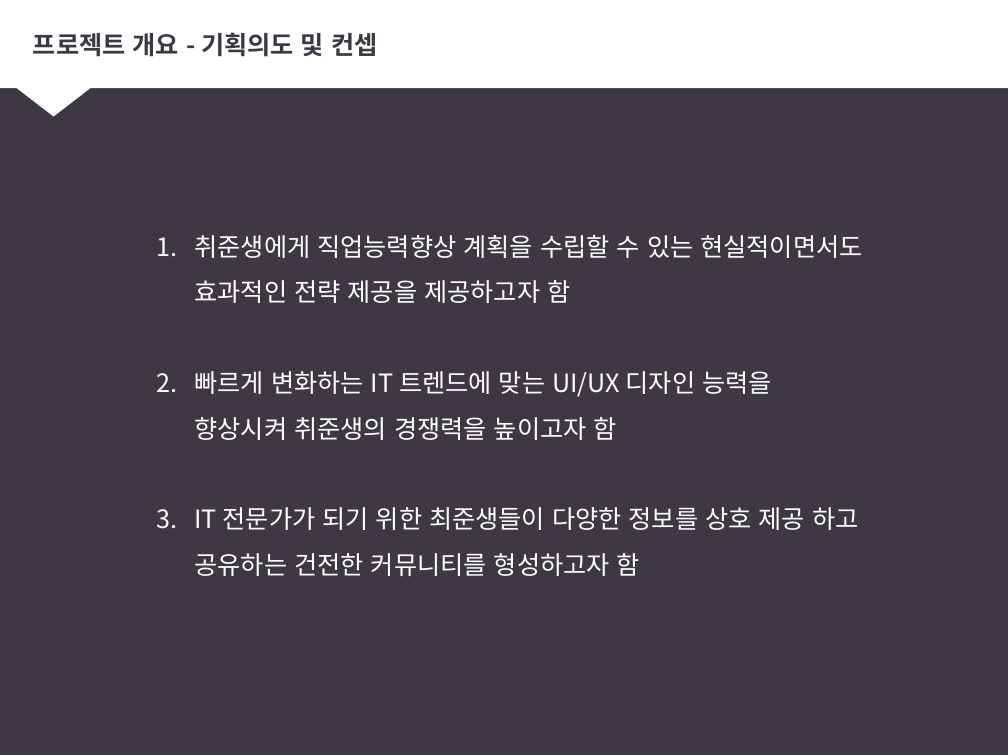
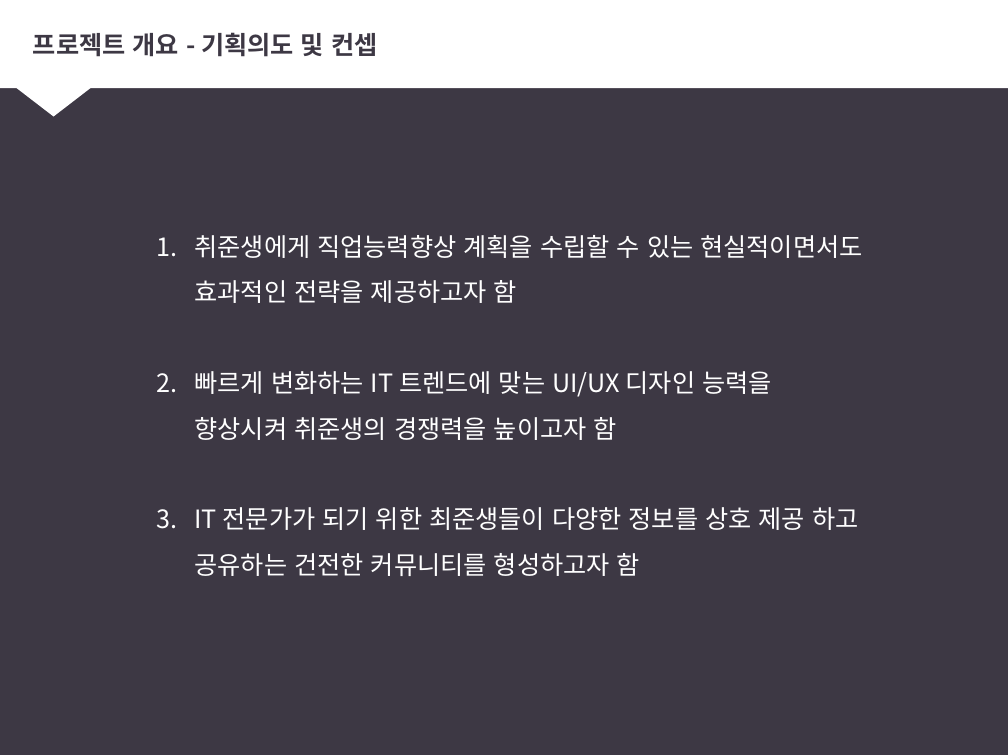
Before and after one commit to Jinseoyoung/uiux-1, a slide deck: slide 5 of study/프로토타입/스마트커뮤니티 - 기초데이터수집.pptx. Drawn at 1008x756 pixels with LibreOffice and Linux fonts; fonts in the diff are those of the drawing. Boxes give left, top, right and bottom in pixels: in the first picture for what was removed or moved away, otherwise in the second. Text is boxed around its words. In the diff, an @@ line names an element or a change of style, - is before the commit and + after.

```diff
--- a/study/프로토타입/스마트커뮤니티 - 기초데이터수집.pptx
+++ b/study/프로토타입/스마트커뮤니티 - 기초데이터수집.pptx
@@ text at (194, 235, 862, 303): text changed @@
-1. 취준생에게 직업능력향상 계획을 수립할 수 있는 현실적이면서도 효과적인 전략 제공을 제공하고자 함
+1. 취준생에게 직업능력향상 계획을 수립할 수 있는 현실적이면서도 효과적인 전략을 제공하고자 함
```
Also in this commit, not shown: 3 other files.
